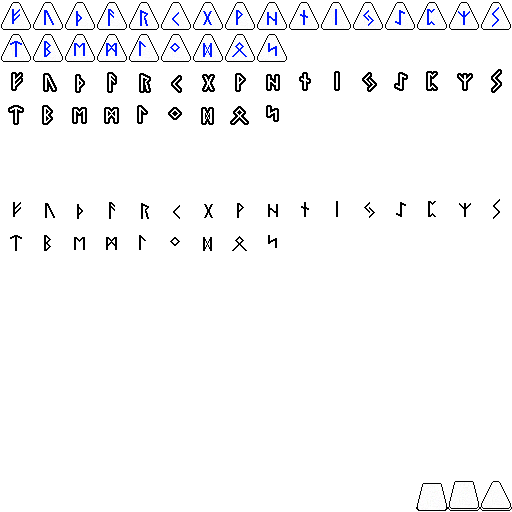
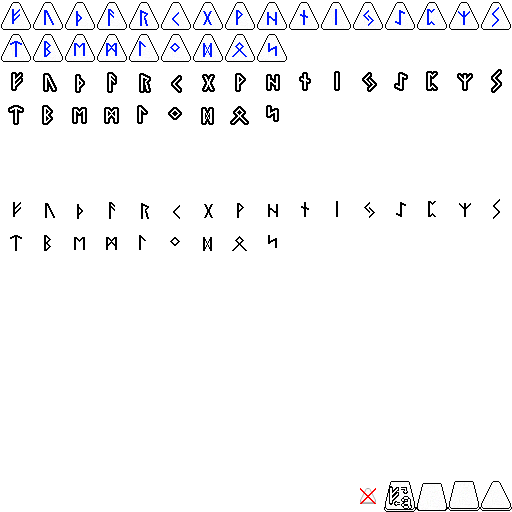
Revision of a layered 512px x 512px image; what changed, layer by layer:
painted on "letter" over [360, 486, 413, 512]
painted on "Background" over [384, 481, 416, 512]
